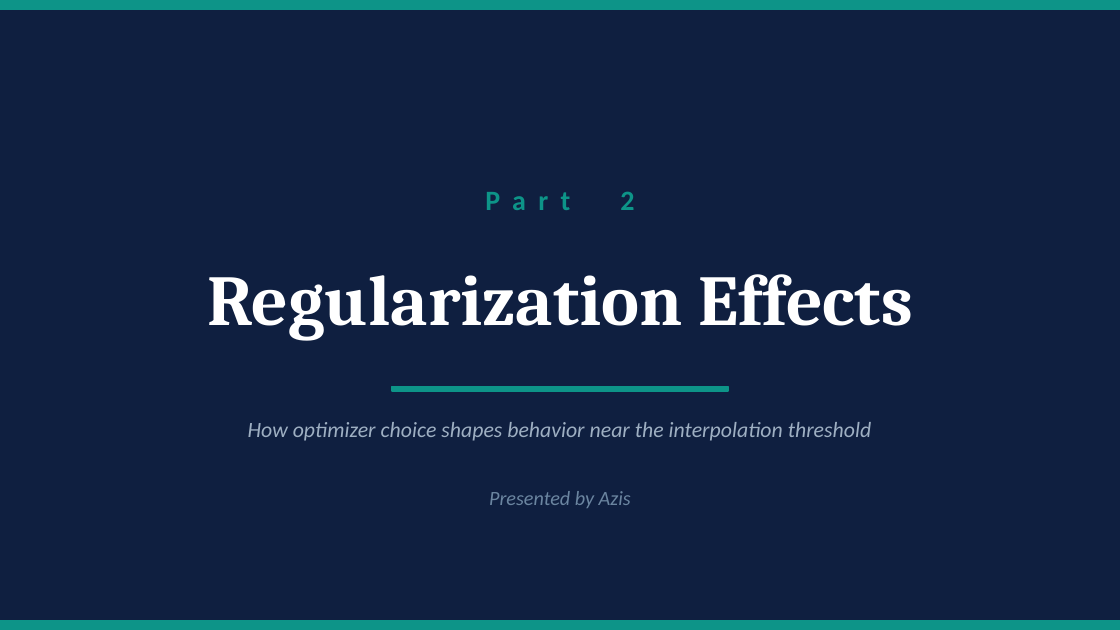
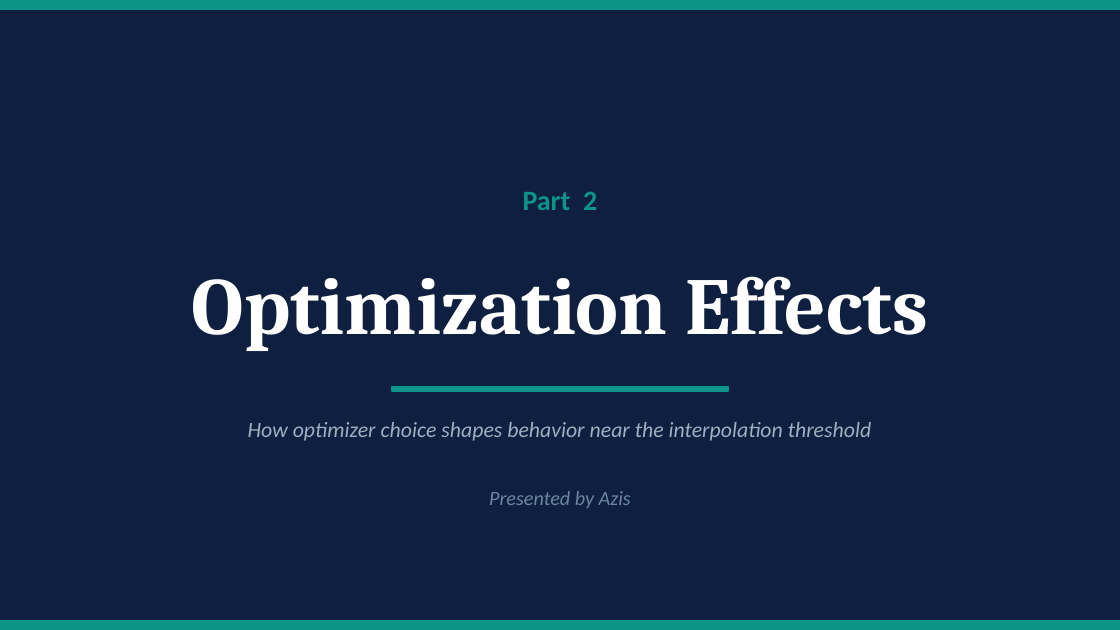
Before and after one commit to LeJ7-commits/double-descent-overparameterized-mlps, a slide deck: slide 10 of slides/double_descent_presentation.pptx (slide 9 before the commit). Drawn at 1120x630 pixels with LibreOffice and Linux fonts; fonts in the diff are those of the drawing. Boxes give left, top, right and bottom in pixels: in the first picture for what was removed or moved away, otherwise in the second. Text is boxed around its words. In the diff, an @@ line names an element or a change of style, - is before the commit and + after.

```diff
--- a/slides/double_descent_presentation.pptx
+++ b/slides/double_descent_presentation.pptx
@@ text "Part 2" at <box>523,192,597,210</box>: letter spacing 8 to 0 pt @@
@@ text at <box>192,276,928,351</box>: text changed; size 46 to 52 pt @@
-Regularization Effects
+Optimization Effects
```
Also in this commit, not shown: 13 other slides changed, 1 slide added, 2 other files.
